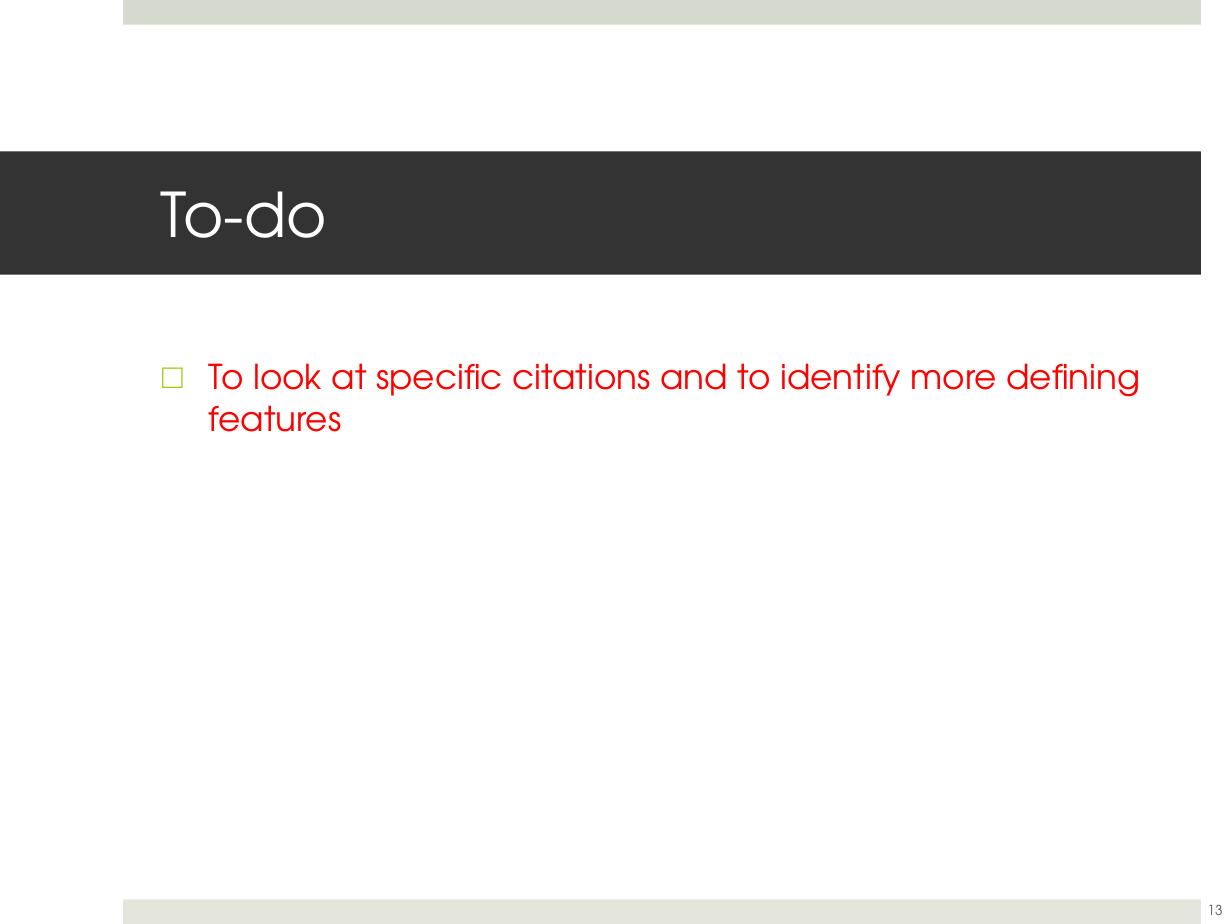
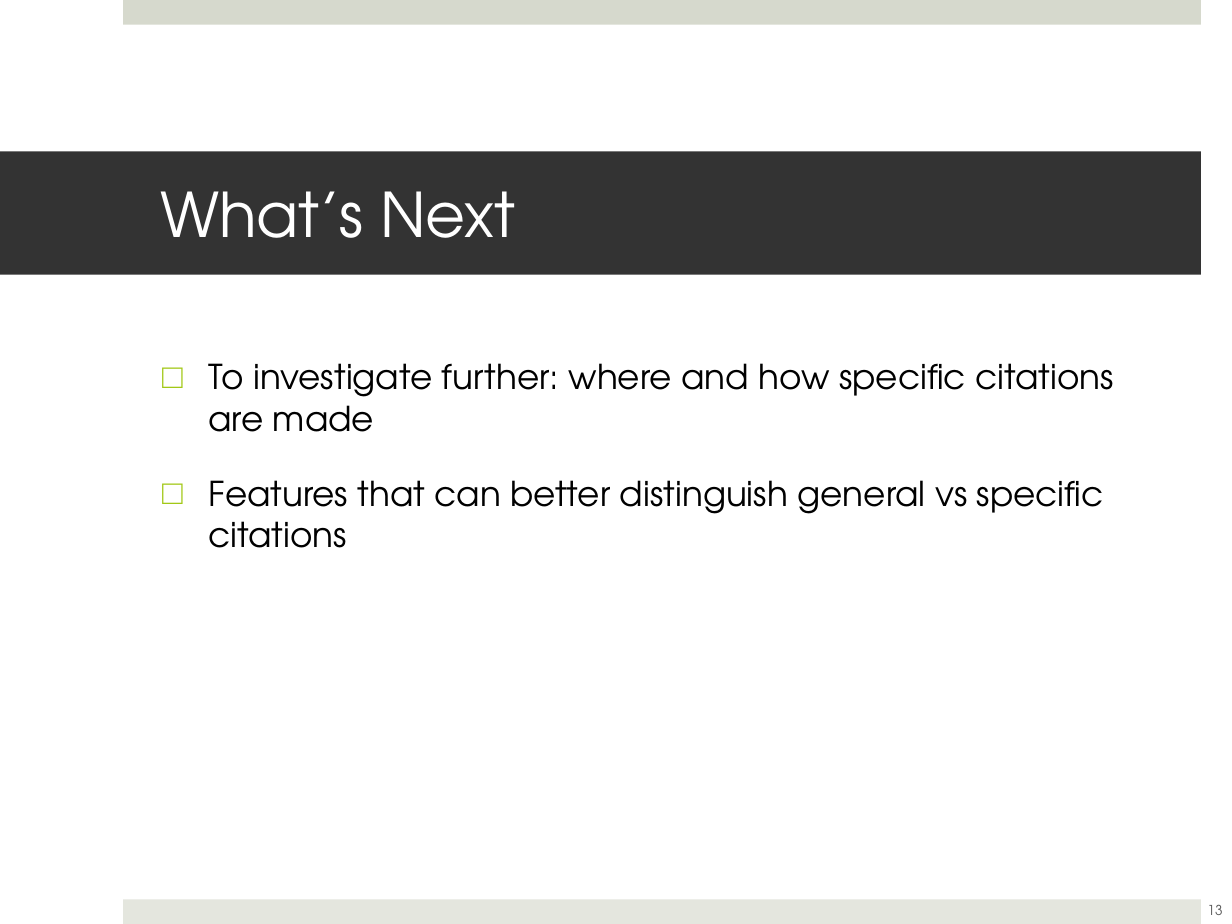
Before and after one commit to lwheng/fyp, a slide deck: slide 13 of presentation/fypupdate-2012-09-28.ppt. Drawn at 1232x924 pixels with LibreOffice and Linux fonts; fonts in the diff are those of the drawing. Boxes give left, top, right and bottom in pixels: in the first picture for what was removed or moved away, otherwise in the second. Text is boxed around its words. In the diff, an @@ line names an element or a change of style, - is before the commit and + after.

Commit message:
slides

```diff
--- a/presentation/fypupdate-2012-09-28.ppt
+++ b/presentation/fypupdate-2012-09-28.ppt
@@ title at (x1=160, y1=191, x2=515, y2=238): text changed @@
-To-do
+What’s Next
@@ text at (x1=208, y1=363, x2=1113, y2=548): text changed; text colour #FF0000 to #000000 @@
-□ To look at specific citations and to identify more defining features
+□ To investigate further: where and how specific citations are made
+□ Features that can better distinguish general vs specific citations
```
